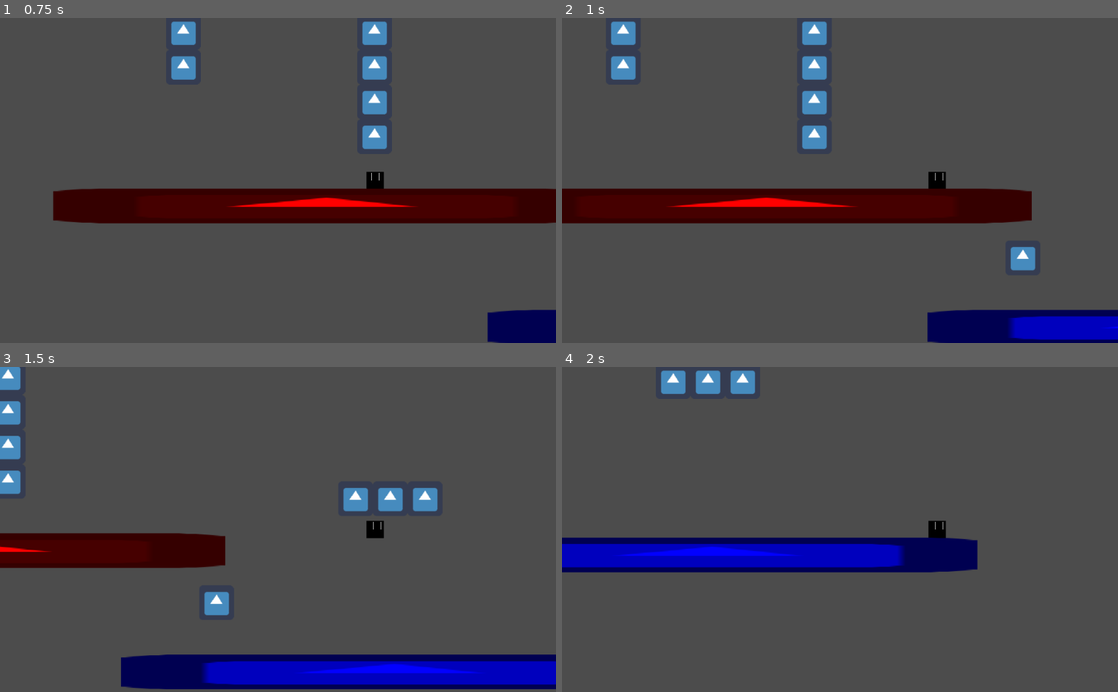
Above: before the commit, frames 1-4 (two rows, left to right).
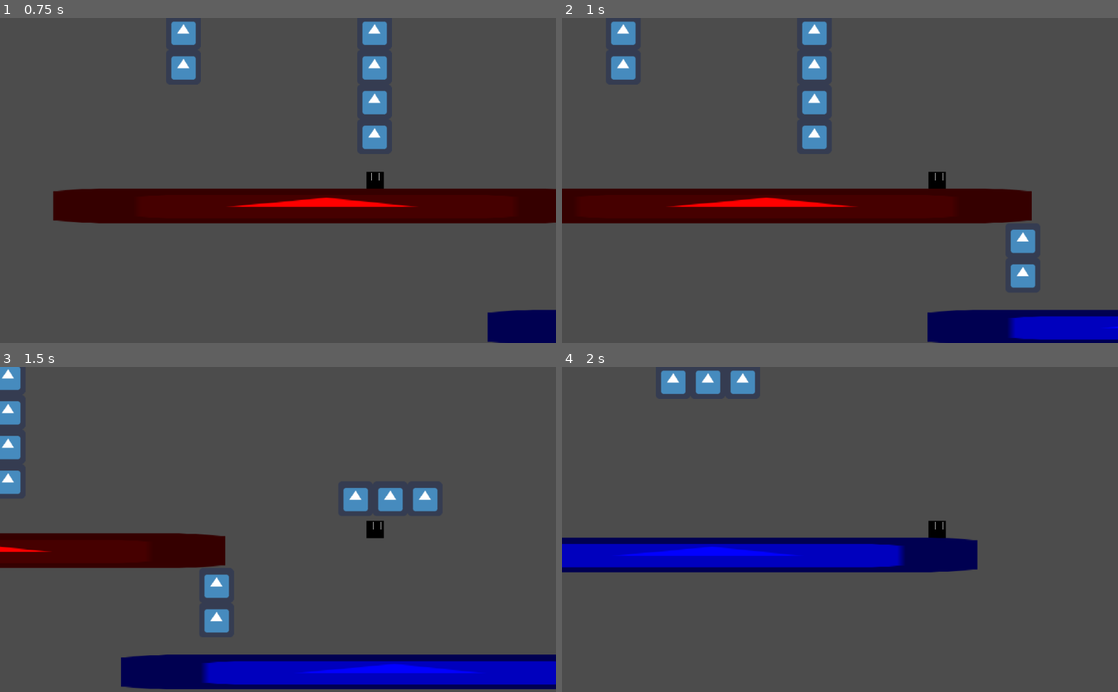
Above: after the commit, the same moments.

Repository: Zerotodeath/Unnamed-Game
Game: Godot game, scene res://Practice_Scene.tscn
Same seed, same stepped clock (60 frames per second), same inputs: the game is played once before the commit and once after it. The engine's default icon, where the game draws it, is replaced by a stand-in: a white triangle on a blue panel in a dark square.
Inputs:
- Up to frame 1 (0.75 s): tap Enter at 0.5 s; hold D (Input_right) from 0.53 s (still down); hold C (Input_dash) from 0.53 s (still down)
- Up to frame 2 (1 s): keep holding D (Input_right); keep holding C (Input_dash); tap W (Input_up) at 0.77 s
- Up to frame 3 (1.5 s): keep holding D (Input_right); release C (Input_dash) at 1.28 s; tap Space (Input_space) at 1.35 s
- Up to frame 4 (2 s): keep holding D (Input_right); tap W (Input_up) at 1.52 s

Frame 1 is identical in both runs. In frame 2, 0.7% of the frame differs, in the area x 80-86%, y 64-84%; in frame 3, 0.7%; in frame 4, nothing differs.

Commit message:
Added blocks

Diff:
--- a/Snow thing/Practice_Scene.tscn
+++ b/Snow thing/Practice_Scene.tscn
@@ -45,7 +45,7 @@
 shape = SubResource( 1 )
 
 [node name="StaticBody2D7" type="StaticBody2D" parent="Node"]
-position = Vector2( 992, 512 )
+position = Vector2( 992, 480 )
 __meta__ = {
 "_edit_group_": true
 }
@@ -54,6 +54,18 @@
 texture = ExtResource( 2 )
 
 [node name="CollisionShape2D" type="CollisionShape2D" parent="Node/StaticBody2D7"]
+shape = SubResource( 1 )
+
+[node name="StaticBody2D22" type="StaticBody2D" parent="Node"]
+position = Vector2( 992, 544 )
+__meta__ = {
+"_edit_group_": true
+}
+
+[node name="Sprite" type="Sprite" parent="Node/StaticBody2D22"]
+texture = ExtResource( 2 )
+
+[node name="CollisionShape2D" type="CollisionShape2D" parent="Node/StaticBody2D22"]
 shape = SubResource( 1 )
 
 [node name="StaticBody2D4" type="StaticBody2D" parent="Node"]
--- a/Snow thing/player.tscn
+++ b/Snow thing/player.tscn
@@ -34,25 +34,25 @@
 "name": "default",
 "speed": 12.0
 }, {
-"frames": [ SubResource( 2 ) ],
-"loop": true,
-"name": "dash",
-"speed": 5.0
-}, {
 "frames": [ ExtResource( 4 ) ],
 "loop": true,
 "name": "turn L",
 "speed": 5.0
 }, {
-"frames": [ ExtResource( 5 ) ],
+"frames": [ SubResource( 2 ) ],
 "loop": true,
-"name": "turn R",
+"name": "dash",
 "speed": 5.0
 }, {
 "frames": [ SubResource( 3 ), SubResource( 4 ), SubResource( 5 ) ],
 "loop": false,
 "name": "run",
 "speed": 12.0
+}, {
+"frames": [ ExtResource( 5 ) ],
+"loop": true,
+"name": "turn R",
+"speed": 5.0
 } ]
 
 [sub_resource type="RectangleShape2D" id=7]
